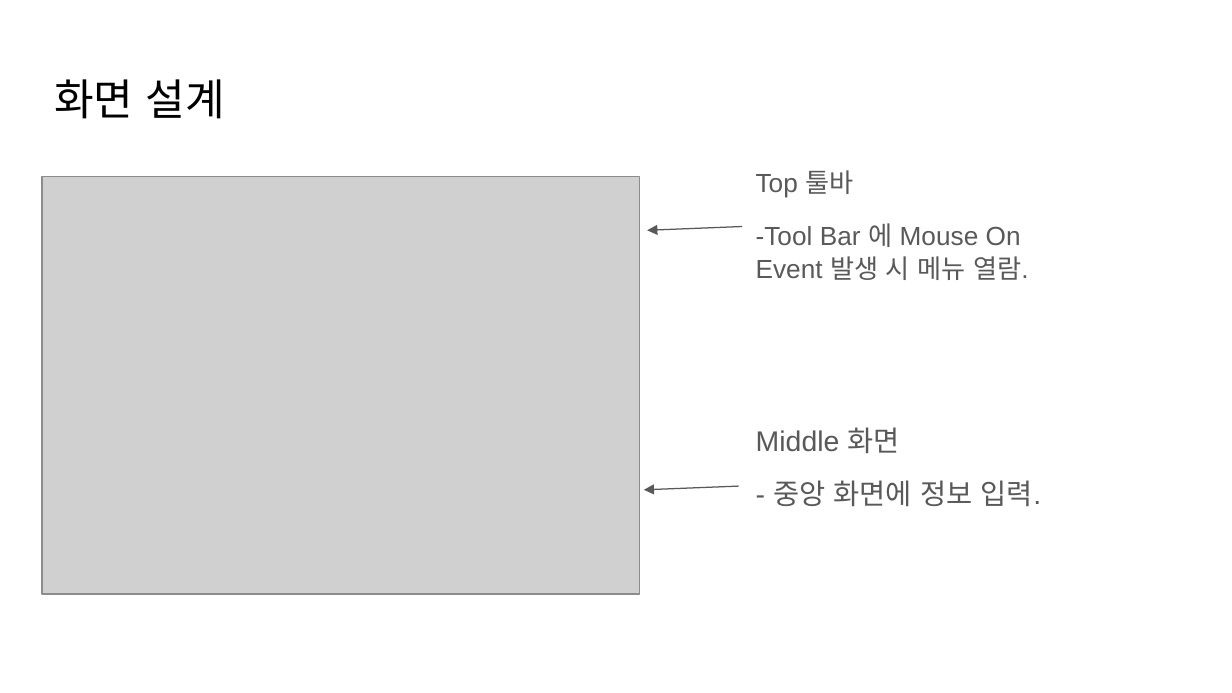
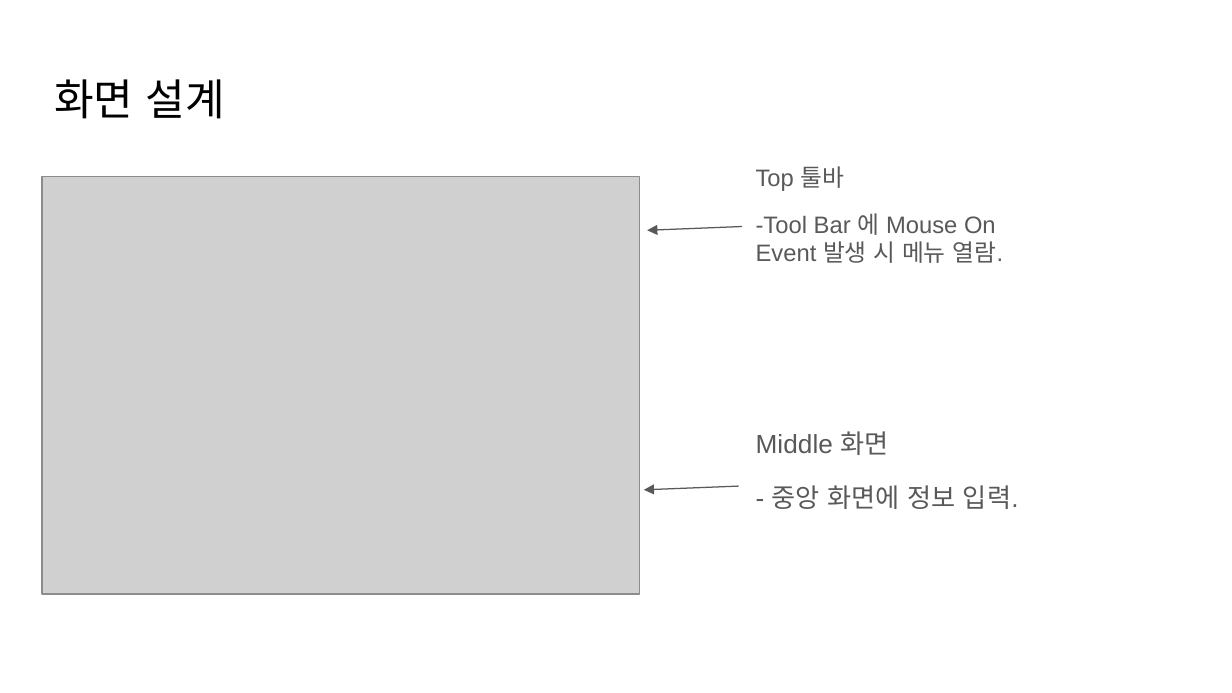
Before and after one commit to snows2001/spacecl, a slide deck: slide 5 of SPACE GYM PROJECT.pptx. Drawn at 1232x693 pixels with LibreOffice and Linux fonts; fonts in the diff are those of the drawing; grey boxes stand for pictures. Boxes give left, top, right and bottom in pixels: in the first picture for what was removed or moved away, otherwise in the second. Text is boxed around its words. In the diff, an @@ line names an element or a change of style, - is before the commit and + after.

```diff
--- a/SPACE GYM PROJECT.pptx
+++ b/SPACE GYM PROJECT.pptx
@@ text "Top 툴바" at [756,166,1003,263]: size 15.3 to 13.9 pt; line spacing 1.05 to 0.95 @@
@@ text "Middle 화면" at [756,431,1019,509]: size 16.6 to 15.3 pt; line spacing 0.95 to 1.05 @@
```
Also in this commit, not shown: 5 other slides changed.
